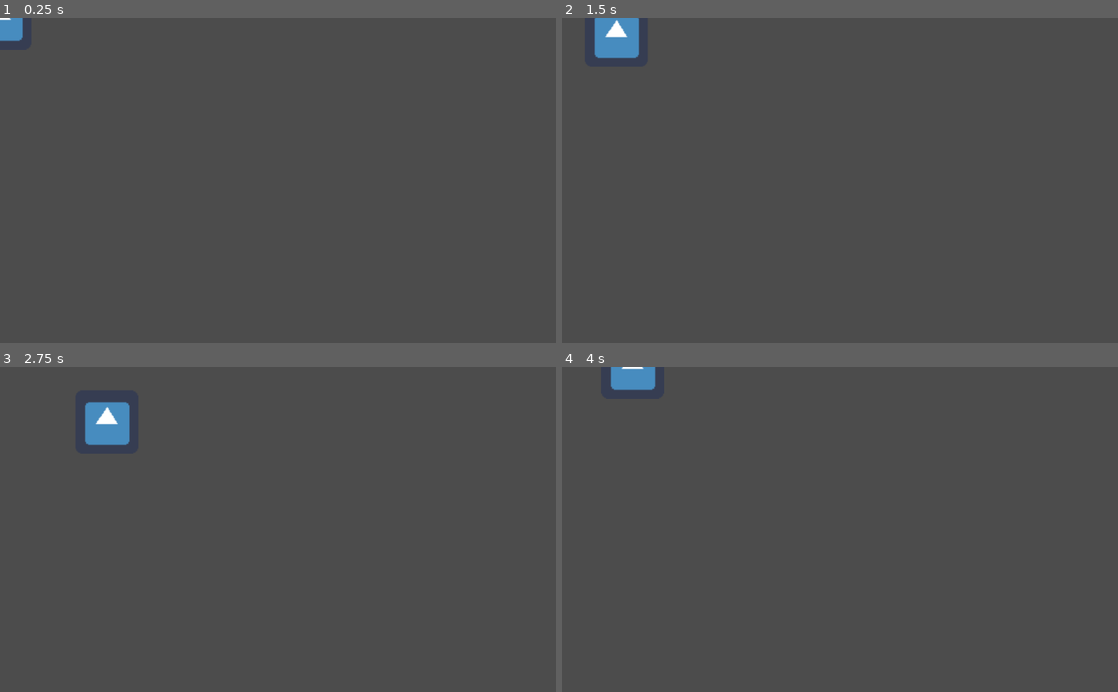
Above: before the commit, frames 1-4 (two rows, left to right).
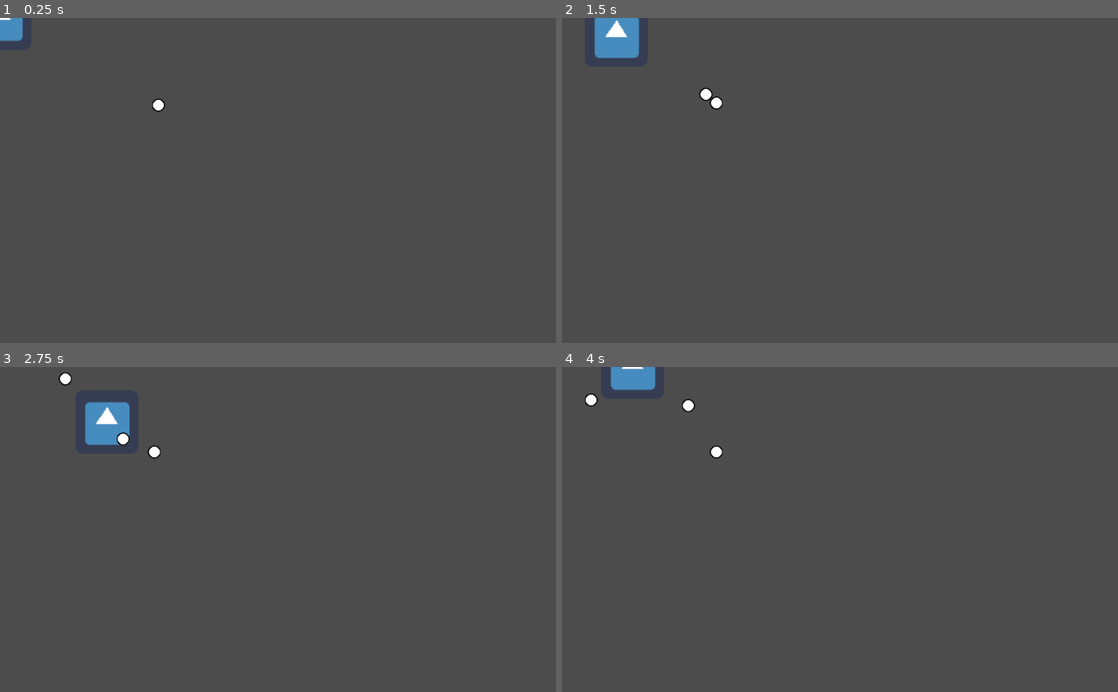
Above: after the commit, the same moments.

Repository: andrebariani/gmtk2022
Game: Godot game, scene res://src/Main.tscn
The game is run twice, just before and just after one commit, with the same random seed, the same clock (stepped at 60 frames per second) and the same inputs. The engine's default icon, where the game draws it, is replaced by a stand-in: a white triangle on a blue panel in a dark square.
Inputs (mouse positions are in pixels of both pictures, inside the frame that each line leads up to):
- Up to frame 1 (0.25 s): no input
- Up to frame 2 (1.5 s): move the mouse to (962, 164) at 0.52 s; hold Right (ui_right) 0.53-1.28 s; tap Space (roll) at 0.6, 1.35 s; move the mouse to (728, 196) at 1.27 s; hold Down (ui_down) from 1.28 s (still down)
- Up to frame 3 (2.75 s): move the mouse to (333, 458) at 2.02 s; release Down (ui_down) at 2.03 s; hold Right (ui_right) from 2.03 s (still down); tap Space (roll) at 2.1 s
- Up to frame 4 (4 s): move the mouse to (812, 594) at 2.77 s; release Right (ui_right) at 2.78 s; hold Up (ui_up) 2.78-3.53 s; tap Space (roll) at 2.85, 3.6 s; move the mouse to (1006, 578) at 3.52 s; hold Left (ui_left) from 3.53 s (still down)

The runs differ from the first frame. In frame 1, less than 0.1% of the frame differs, in the area x 27-30%, y 24-29%; in frame 2, 0.1%; in frame 3, 0.2%, in the area x 10-29%, y 1-29%; in frame 4, 0.2%.

Commit message:
inimigo range

Diff:
--- a/default_env.tres
+++ b/default_env.tres
@@ -1,5 +1,7 @@
 [gd_resource type="Environment" load_steps=2 format=2]
+
 [sub_resource type="ProceduralSky" id=1]
+
 [resource]
 background_mode = 2
 background_sky = SubResource( 1 )
--- a/src/Main.tscn
+++ b/src/Main.tscn
@@ -1,7 +1,13 @@
-[gd_scene load_steps=2 format=2]
+[gd_scene load_steps=3 format=2]
 
 [ext_resource path="res://src/entities/player/Player.tscn" type="PackedScene" id=1]
+[ext_resource path="res://src/entities/enemies/Ranged_enemy.tscn" type="PackedScene" id=2]
 
 [node name="Main" type="Node2D"]
 
 [node name="Player" parent="." instance=ExtResource( 1 )]
+
+[node name="Ranged_enemy" parent="." instance=ExtResource( 2 )]
+position = Vector2( 310, 171 )
+collision_layer = 2
+collision_mask = 518
--- /dev/null
+++ b/src/entities/enemies/Bullet.gd
@@ -0,0 +1,25 @@
+extends KinematicBody2D
+
+var speed = 150
+var velocity = Vector2.ZERO
+var attributes
+
+
+func _process(delta):
+	if move_and_collide(velocity * speed * delta):
+		print("morri")
+		queue_free()
+
+
+func initialize_bullet(initial_pos, direction):
+	self.global_position = initial_pos
+	self.velocity = direction.normalized()
+
+
+func _on_Life_timer_timeout():
+	print("morri")
+	queue_free()
+
+func _on_Hitbox_area_entered(_area):
+	print("morri")
+	queue_free()
--- /dev/null
+++ b/src/entities/enemies/Bullet.tscn
@@ -0,0 +1,30 @@
+[gd_scene load_steps=4 format=2]
+
+[ext_resource path="res://src/entities/enemies/Bullet.gd" type="Script" id=1]
+[ext_resource path="res://src/entities/enemies/LG-bullet-power.png" type="Texture" id=2]
+
+[sub_resource type="CircleShape2D" id=1]
+radius = 13.0
+
+[node name="Bullet" type="KinematicBody2D"]
+collision_layer = 0
+collision_mask = 4
+script = ExtResource( 1 )
+
+[node name="Sprite" type="Sprite" parent="."]
+texture = ExtResource( 2 )
+
+[node name="Hitbox" type="Area2D" parent="."]
+collision_layer = 0
+collision_mask = 0
+
+[node name="CollisionShape2D" type="CollisionShape2D" parent="Hitbox"]
+shape = SubResource( 1 )
+
+[node name="Life_timer" type="Timer" parent="."]
+wait_time = 5.0
+one_shot = true
+autostart = true
+
+[connection signal="area_entered" from="Hitbox" to="." method="_on_Hitbox_area_entered"]
+[connection signal="timeout" from="Life_timer" to="." method="_on_Life_timer_timeout"]
--- /dev/null
+++ b/src/entities/enemies/Enemy_base.gd
@@ -0,0 +1,85 @@
+extends KinematicBody2D
+
+var attributes = {}
+onready var Player = get_parent().get_node("Player")
+onready var collision_shape = $CollisionShape2D.shape
+export (float) var speed
+export (bool) var protector
+export (int) var color
+enum {NORMAL, KNOCKBACK}
+var movement_status = NORMAL
+var protected = false
+
+signal enemy_died(enemy)
+
+func on_ready():
+	pass
+
+func on_process(delta):
+	pass
+
+func _process(delta):
+	on_process(delta)
+
+
+func _ready():
+	var enemies_spawner = get_parent().get_node("Enemies_spawner")
+
+	connect("enemy_died", enemies_spawner, "_on_enemy_death", [self])
+	on_ready()
+
+
+func die():
+	emit_signal("enemy_died")
+	queue_free()
+
+
+func verify_colision(space_state, width, height, angle, rotate):
+	# Verifica se há ocorrerá colisão a frente (rotacionado em angle).
+	# width e height estão relacionados ao retângulo de colisão que será criado para verificar
+	# a colisão
+	# Se ocorrer uma colisão, o retorno é true, caso contrário é false.
+
+	var query = Physics2DShapeQueryParameters.new()
+	query.collision_layer = 0b00000000001000000000
+	var shape = RectangleShape2D.new()
+	shape.extents = Vector2(width, height)
+	query.set_shape(shape)
+	query.transform = Transform2D(rotate + deg2rad(angle), global_position + Vector2(0, -height).rotated(rotation + deg2rad(angle)))
+	# Transform2D(rotation + deg2rad(angle), global_position + Vector2(0, -height).rotated(rotation + deg2rad(angle)))
+	return len(space_state.collide_shape(query, 1)) != 0
+
+func get_angle_to_dodge_obstacles(width, height, rotate = rotation):
+	# Tenta retornar um angulo para o desvio de obstaculos
+	# Width e heigth estão relacionados aos retângulos de colisão que serão criados
+	# para verificar obstaculos. Width deve ser da largura do inimigo e height
+	# quanto maior for, o inimigo detectará antes o obstaculo
+	var space_state = get_world_2d().direct_space_state
+
+	if not verify_colision(space_state, width, height, 0, rotate):
+		return 0
+
+	for angle in range(5, 91, 5):
+		if not verify_colision(space_state, width, height, angle, rotate):
+			return angle
+
+	for angle in range(-5, -91, -5):
+		if not verify_colision(space_state, width, height, angle, rotate):
+			return angle
+
+	return 0
+
+
+
+func _on_Hurtbox_area_entered(area):
+	var current_player_color = area.get_parent().get_current_color()
+
+	if current_player_color == color and (protector or not protected):
+		die()
+	else:
+		movement_status = KNOCKBACK
+		$Knockback_timer.start()
+
+
+func _on_Knockback_timer_timeout():
+	movement_status = NORMAL
--- /dev/null
+++ b/src/entities/enemies/Enemy_base.tscn
@@ -0,0 +1,25 @@
+[gd_scene load_steps=2 format=2]
+
+[ext_resource path="res://src/entities/enemies/Enemy_base.gd" type="Script" id=1]
+
+[node name="Enemy_base" type="KinematicBody2D"]
+collision_layer = 2
+collision_mask = 518
+script = ExtResource( 1 )
+
+[node name="Sprite" type="Sprite" parent="."]
+
+[node name="CollisionShape2D" type="CollisionShape2D" parent="."]
+
+[node name="Hurtbox" type="Area2D" parent="."]
+collision_layer = 16
+collision_mask = 32
+
+[node name="CollisionShape2D" type="CollisionShape2D" parent="Hurtbox"]
+
+[node name="Knockback_timer" type="Timer" parent="."]
+wait_time = 0.5
+one_shot = true
+
+[connection signal="area_entered" from="Hurtbox" to="." method="_on_Hurtbox_area_entered"]
+[connection signal="timeout" from="Knockback_timer" to="." method="_on_Knockback_timer_timeout"]
--- /dev/null
+++ b/src/entities/enemies/Enemy_chaser.gd
@@ -0,0 +1,8 @@
+extends "res://src/entities/enemies/Enemy_base.gd"
+
+func movimentation(delta):
+	if movement_status == NORMAL:
+		# var dodge_rotation = get_angle_to_dodge_obstacles($CollisionShape2D.shape.radius, 100)
+		move_and_slide(global_position.direction_to(Player.global_position) * speed * delta)
+	else:
+		move_and_slide(-global_position.direction_to(Player.global_position) * speed * delta * 3)
--- /dev/null
+++ b/src/entities/enemies/Enemy_chaser.tscn
@@ -0,0 +1,7 @@
+[gd_scene load_steps=3 format=2]
+
+[ext_resource path="res://src/entities/enemies/Enemy_base.tscn" type="PackedScene" id=1]
+[ext_resource path="res://src/entities/enemies/Enemy_chaser.gd" type="Script" id=2]
+
+[node name="Enemy_chaser" instance=ExtResource( 1 )]
+script = ExtResource( 2 )
--- /dev/null
+++ b/src/entities/enemies/Ranged_enemy.gd
@@ -0,0 +1,49 @@
+extends "res://src/entities/enemies/Enemy_chaser.gd"
+
+var aiming = false
+var in_range = false
+const BULLET_WIDTH = Vector2(10,0)
+
+# onready var shoot_animation = $ShootAnimation
+onready var Bullet = preload("res://src/entities/enemies/Bullet.tscn")
+
+
+func on_process(delta):
+	if aiming:
+		if not is_path_to_player_free():
+			$Timer_shoot.stop()
+			aiming = false
+	elif in_range:
+		if is_path_to_player_free():
+			$Timer_shoot.start()
+			aiming = true
+		movimentation(delta)
+	else:
+		movimentation(delta)
+
+
+func is_path_to_player_free():
+	var space_state = get_world_2d().direct_space_state
+	var result1 = space_state.intersect_ray(global_position + BULLET_WIDTH.rotated(rotation),\
+				  Player.global_position + BULLET_WIDTH.rotated(rotation), [self, Player], 0b00000000001000000000)
+	var result2 = space_state.intersect_ray(global_position - BULLET_WIDTH.rotated(rotation),\
+				  Player.global_position - BULLET_WIDTH.rotated(rotation), [self, Player], 0b00000000001000000000)
+	return not result1 and not result2
+
+func _on_Range_body_entered(_body):
+	in_range = true
+
+func _on_Range_body_exited(_body):
+	in_range = false
+
+func _on_Timer_shoot_timeout():
+	shoot()
+	if not in_range:
+		aiming = false
+		$Timer_shoot.stop()
+
+func shoot():
+	# shoot_animation.play("Shoot")
+	var bullet = Bullet.instance()
+	bullet.initialize_bullet(global_position, global_position.direction_to(Player.global_position))
+	get_parent().add_child(bullet)
--- /dev/null
+++ b/src/entities/enemies/Ranged_enemy.tscn
@@ -0,0 +1,38 @@
+[gd_scene load_steps=7 format=2]
+
+[ext_resource path="res://src/entities/enemies/Enemy_chaser.tscn" type="PackedScene" id=1]
+[ext_resource path="res://src/entities/enemies/Ranged_enemy.gd" type="Script" id=2]
+[ext_resource path="res://src/entities/enemies/LG-bullet-power.png" type="Texture" id=3]
+
+[sub_resource type="CircleShape2D" id=2]
+radius = 13.0
+
+[sub_resource type="CircleShape2D" id=3]
+radius = 13.0384
+
+[sub_resource type="CircleShape2D" id=1]
+radius = 250.0
+
+[node name="Ranged_enemy" instance=ExtResource( 1 )]
+script = ExtResource( 2 )
+speed = 5000.0
+
+[node name="Sprite" parent="." index="0"]
+texture = ExtResource( 3 )
+
+[node name="CollisionShape2D" parent="." index="1"]
+shape = SubResource( 2 )
+
+[node name="CollisionShape2D" parent="Hurtbox" index="0"]
+shape = SubResource( 3 )
+
+[node name="Range" type="Area2D" parent="." index="4"]
+
+[node name="CollisionShape2D" type="CollisionShape2D" parent="Range" index="0"]
+shape = SubResource( 1 )
+
+[node name="Timer_shoot" type="Timer" parent="." index="5"]
+
+[connection signal="body_entered" from="Range" to="." method="_on_Range_body_entered"]
+[connection signal="body_exited" from="Range" to="." method="_on_Range_body_exited"]
+[connection signal="timeout" from="Timer_shoot" to="." method="_on_Timer_shoot_timeout"]
Binary file added: src/entities/enemies/LG-bullet-power.png
